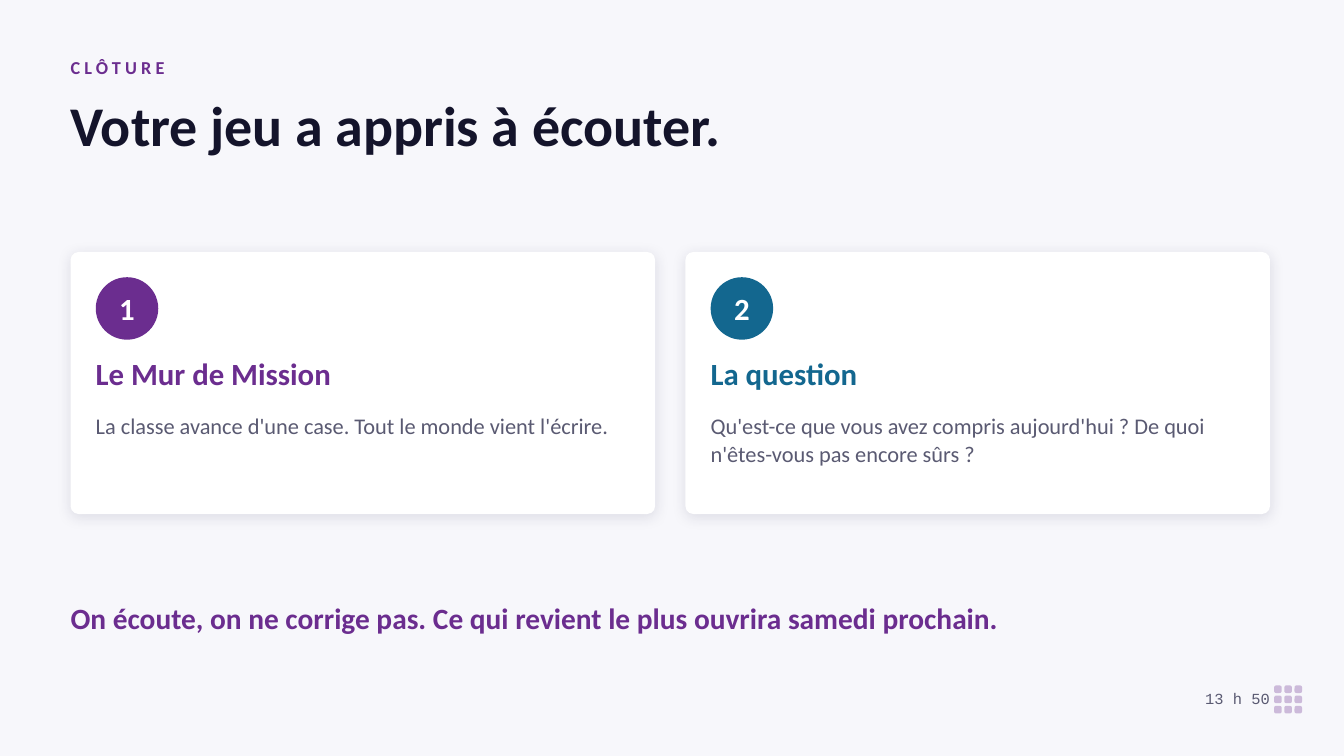
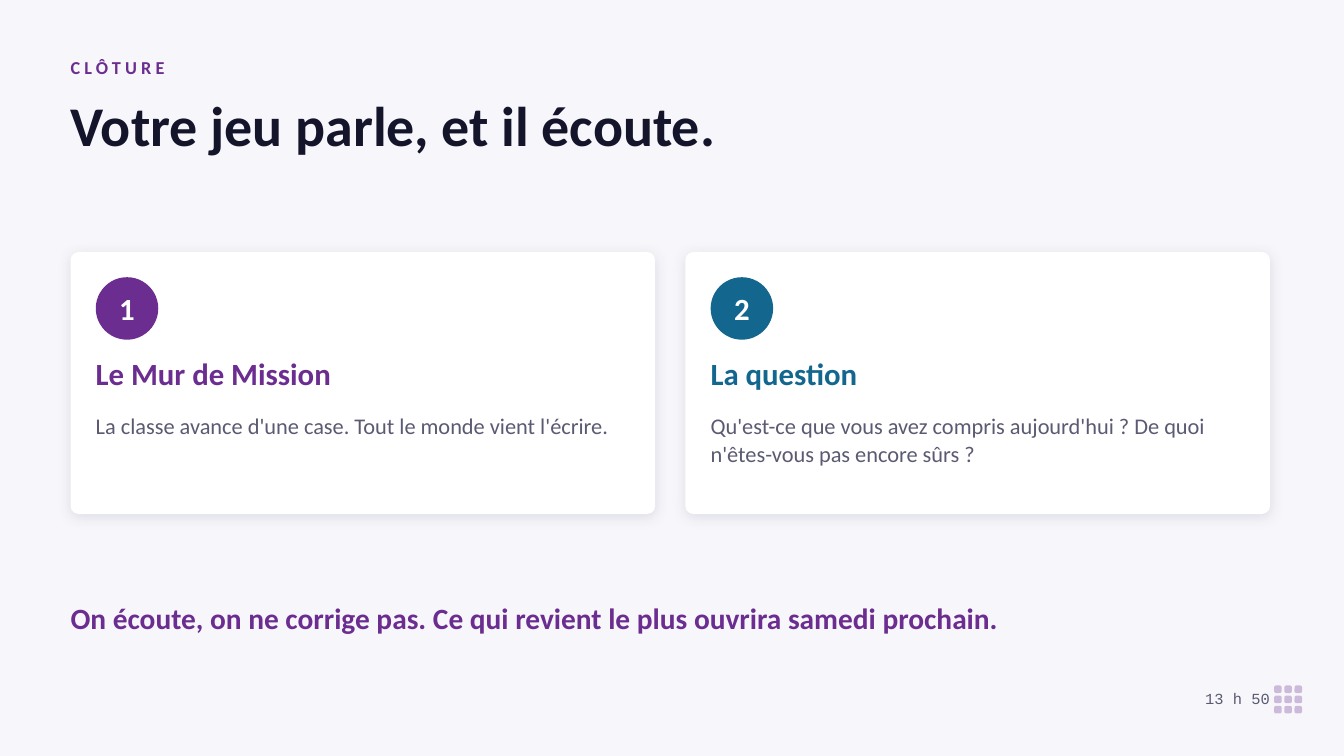
Before and after one commit to koffipierredamien/python-learning, a slide deck: slide 27 of 2-seances/S02-premier-contact/a-projeter/seance-2-projection.pptx (slide 26 before the commit). Drawn at 1344x756 pixels with LibreOffice and Linux fonts; fonts in the diff are those of the drawing. Boxes give left, top, right and bottom in pixels: in the first picture for what was removed or moved away, otherwise in the second. Text is boxed around its words. In the diff, an @@ line names an element or a change of style, - is before the commit and + after.

```diff
--- a/2-seances/S02-premier-contact/a-projeter/seance-2-projection.pptx
+++ b/2-seances/S02-premier-contact/a-projeter/seance-2-projection.pptx
@@ text at (71, 106, 715, 156): text changed @@
-Votre jeu a appris à écouter.
+Votre jeu parle, et il écoute.
```
Also in this commit, not shown: 20 other slides changed, 3 slides added, 2 slides removed, 10 other files.
